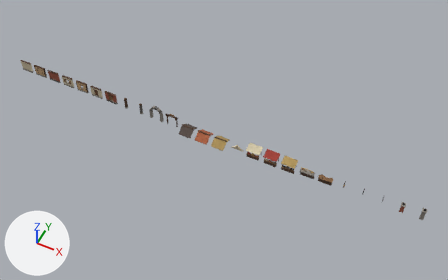
Before and after pictures for a commit that changed the glTF model public/world/town/buildings.glb.
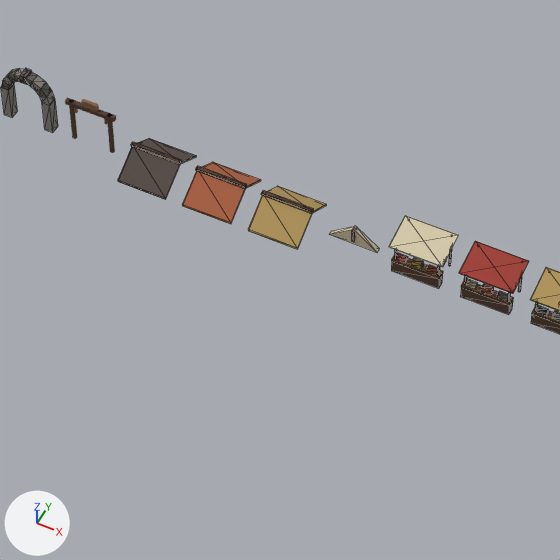
There are two pictures of each version: one whole from a camera (50 mm lens) standing at (97.3, -83.6, 106.0) and looking at (55.1, 0.8, 0.5), one close up on the part from 33% to 64% of the width and 32% to 82% of the height. The axes (+X, +Y, +Z) are drawn at lower left. The lights are the same throughout. The older version's two pictures come first. The close-ups show mesh edges as thin lines. Vertices at exactly the same position are counted once.

Names of what the first close-up shows: 'arch_gate_a', 'arch_stone_a', 'roof_a', 'roof_b', 'roof_c', 'roof_end_a', 'stall_a', 'stall_b', 'stall_c'.
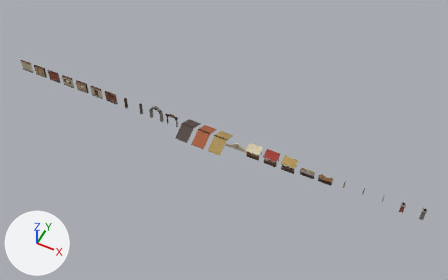
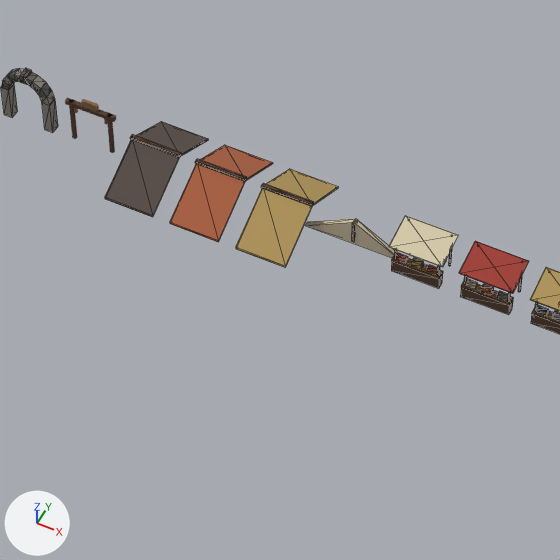
Boxes (x1, y1, x2, y2) around the edits, measured in the close-ups (560 x 560 px; the box of a moved part takes in the faces that stretch with it):
'roof_c', reshaped (30% wider, 56% taller): before (248, 186, 326, 249); after (236, 169, 338, 268)
'roof_b', reshaped (30% wider, 56% taller): before (182, 162, 261, 224); after (170, 145, 273, 242)
'roof_a', reshaped (32% wider, 56% taller): before (118, 138, 196, 199); after (105, 121, 208, 217)
'roof_end_a', reshaped: before (329, 226, 379, 252); after (305, 219, 398, 258)
part 1 of me_roof_a, moved or reshaped: before (131, 142, 181, 164); after (130, 135, 181, 157)
part 2 of me_roof_a, moved or reshaped: before (118, 180, 165, 199); after (105, 198, 153, 217)
part 3 of me_roof_a, moved or reshaped: before (118, 147, 180, 199); after (105, 139, 180, 216)
part 4 of me_roof_a, moved or reshaped: before (138, 138, 196, 164); after (136, 121, 208, 156)
part 5 of me_roof_b, moved or reshaped: before (196, 166, 247, 188); after (195, 159, 247, 181)
part 6 of me_roof_b, moved or reshaped: before (182, 205, 231, 224); after (170, 223, 218, 242)
part 7 of me_roof_b, moved or reshaped: before (182, 171, 245, 223); after (170, 163, 245, 242)
part 8 of me_roof_b, moved or reshaped: before (202, 162, 261, 188); after (200, 145, 273, 181)
part 9 of me_roof_c, moved or reshaped: before (261, 190, 314, 213); after (261, 183, 314, 206)
part 10 of me_roof_c, moved or reshaped: before (248, 230, 297, 249); after (236, 248, 285, 268)
part 11 of me_roof_c, moved or reshaped: before (248, 195, 312, 249); after (236, 188, 312, 267)
part 12 of me_roof_c, moved or reshaped: before (267, 186, 326, 213); after (267, 169, 338, 206)
part 13 of me_roof_end_a, moved or reshaped: before (329, 226, 379, 252); after (305, 219, 395, 258)
part 14 of me_roof_end_a, moved or reshaped: before (352, 230, 355, 242); after (352, 223, 355, 242)

The change, as a diff of the scene's bpy script:
```diff
--- a/public/world/town/buildings.glb.py
+++ b/public/world/town/buildings.glb.py
@@ me_roof_a @@
-me_roof_a.from_pydata(...)  # 20 vertices, 36 faces; spans x -1.58..1.58, y -1.85..1.85, z -0.14..1.32
+me_roof_a.from_pydata(...)  # 20 vertices, 36 faces; spans x -1.58..1.58, y -3.35..3.35, z -0.14..1.92
+# me_roof_a part 1: the loose piece of 8 vertices spanning x -1.58..1.58, y -0.12..0.12, z 1.18..1.32 is moved by (0.0, 0.0, 0.6)
+# me_roof_a part 2: all 4 vertices in x -1.55..1.55, y -1.85, z -0.14..0.0 are moved by (0.0, -1.5, 0.0)
+# me_roof_a part 3: all 4 vertices in x -1.55..1.55, y 0.0, z 1.06..1.2 are moved by (0.0, 0.0, 0.6)
+# me_roof_a part 4: all 4 vertices in x -1.55..1.55, y 1.85, z -0.14..0.0 are moved by (0.0, 1.5, 0.0)
 me_roof_a.materials.append(mat_townkit)
@@ me_roof_b @@
-me_roof_b.from_pydata(...)  # 20 vertices, 36 faces; spans x -1.58..1.58, y -1.85..1.85, z -0.14..1.32
+me_roof_b.from_pydata(...)  # 20 vertices, 36 faces; spans x -1.58..1.58, y -3.35..3.35, z -0.14..1.92
+# me_roof_b part 5: the loose piece of 8 vertices spanning x -1.58..1.58, y -0.12..0.12, z 1.18..1.32 is moved by (0.0, 0.0, 0.6)
+# me_roof_b part 6: all 4 vertices in x -1.55..1.55, y -1.85, z -0.14..0.0 are moved by (0.0, -1.5, 0.0)
+# me_roof_b part 7: all 4 vertices in x -1.55..1.55, y 0.0, z 1.06..1.2 are moved by (0.0, 0.0, 0.6)
+# me_roof_b part 8: all 4 vertices in x -1.55..1.55, y 1.85, z -0.14..0.0 are moved by (0.0, 1.5, 0.0)
 me_roof_b.materials.append(mat_townkit)
@@ me_roof_c @@
-me_roof_c.from_pydata(...)  # 20 vertices, 36 faces; spans x -1.58..1.58, y -1.85..1.85, z -0.14..1.32
+me_roof_c.from_pydata(...)  # 20 vertices, 36 faces; spans x -1.58..1.58, y -3.35..3.35, z -0.14..1.92
+# me_roof_c part 9: the loose piece of 8 vertices spanning x -1.58..1.58, y -0.12..0.12, z 1.18..1.32 is moved by (0.0, 0.0, 0.6)
+# me_roof_c part 10: all 4 vertices in x -1.55..1.55, y -1.85, z -0.14..0.0 are moved by (0.0, -1.5, 0.0)
+# me_roof_c part 11: all 4 vertices in x -1.55..1.55, y 0.0, z 1.06..1.2 are moved by (0.0, 0.0, 0.6)
+# me_roof_c part 12: all 4 vertices in x -1.55..1.55, y 1.85, z -0.14..0.0 are moved by (0.0, 1.5, 0.0)
 me_roof_c.materials.append(mat_townkit)
@@ me_roof_end_a @@
-me_roof_end_a.from_pydata(...)  # 14 vertices, 20 faces; spans x -1.5..1.5, y -0.19..0.19, z 0.0..1.2
+me_roof_end_a.from_pydata(...)  # 14 vertices, 20 faces; spans x -3.0..3.0, y -0.19..0.19, z 0.0..1.8
+# me_roof_end_a part 13: the loose piece of 6 vertices spanning x -1.5..1.5, y -0.15..0.15, z 0.0..1.2 is scaled about the mesh origin by (2, 1, 1.5)
+# me_roof_end_a part 14
+for i in [*range(10, 14)]: me_roof_end_a.vertices[i].co += Vector((0.0, 0.0, 0.6))
 me_roof_end_a.materials.append(mat_townkit)
```
